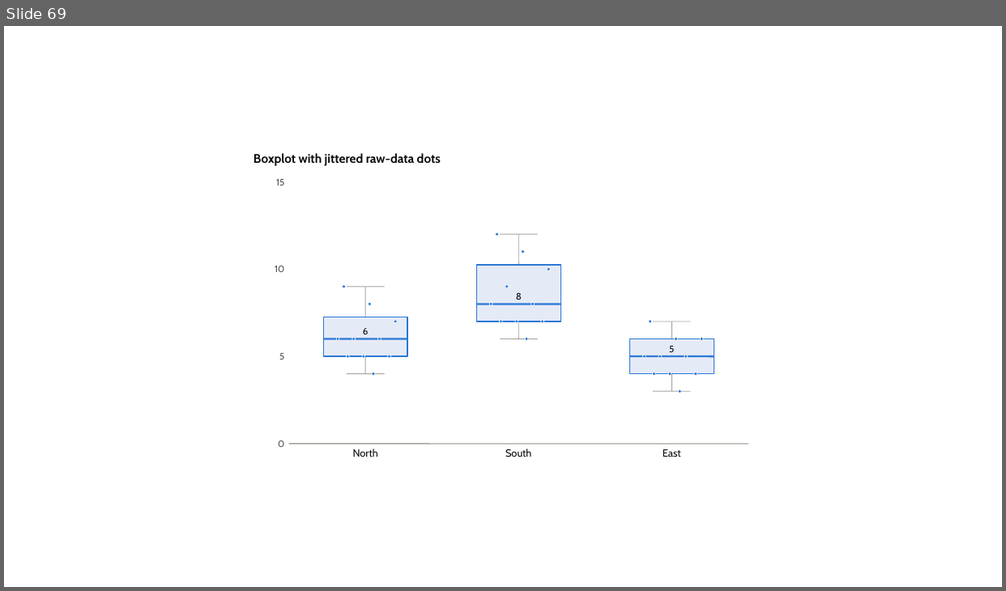
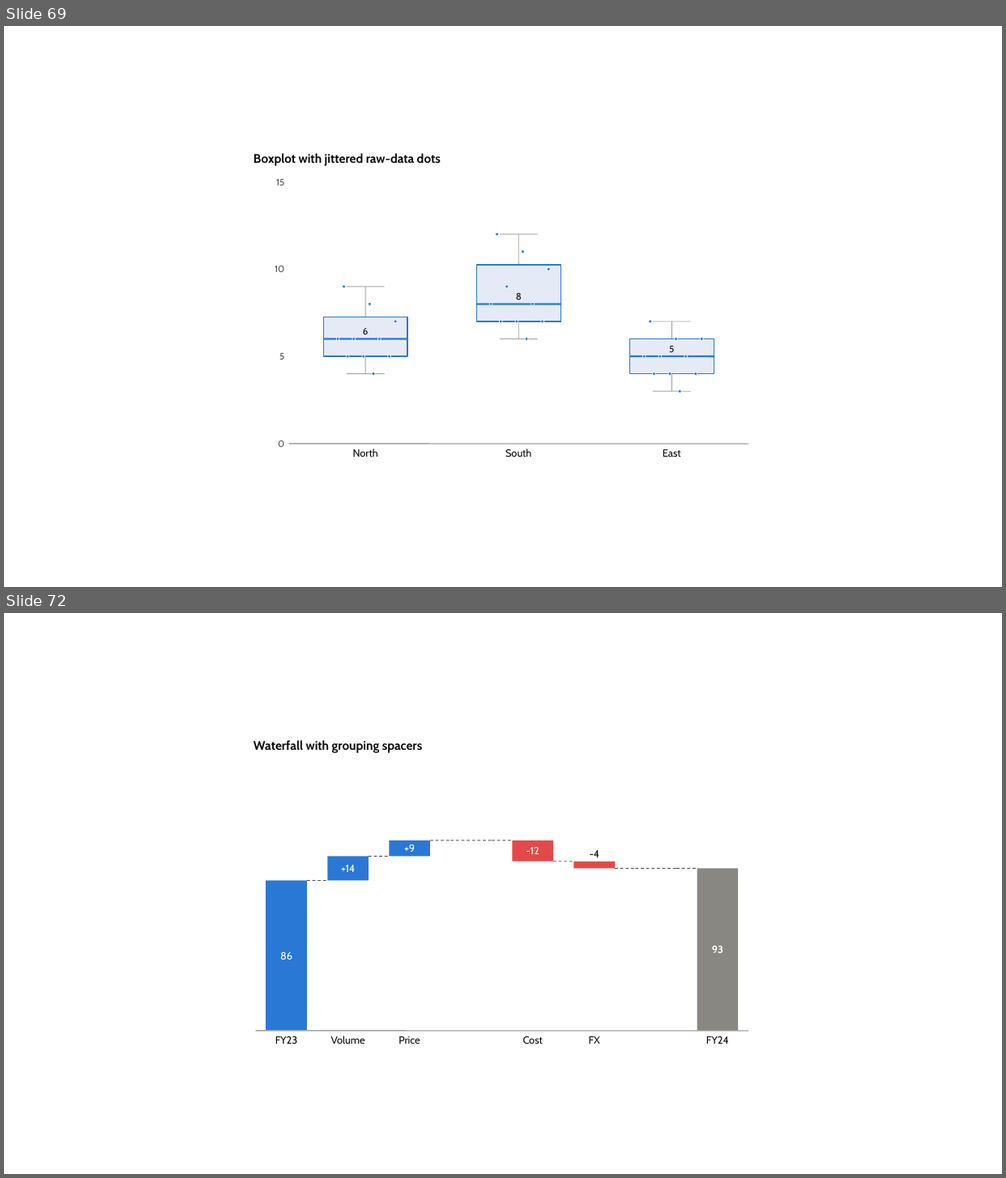
Before and after one commit to dannbleeker/PowerChart, a slide deck: examples/showcase.pptx. Shown one above the other, each under a label of ours: slide 69 before the commit, slides 69 and 72 after it; the slides between them are not shown. The pictures are 1006x591 and 1006x1178 pixels, drawn with LibreOffice and Linux fonts; fonts in the diff are those of the drawing. Boxes give left, top, right and bottom in pixels: in the first picture for what was removed or moved away, otherwise in the second. Text is boxed around its words. In the diff, an @@ line names an element or a change of style, - is before the commit and + after.

```diff
--- a/examples/showcase.pptx
+++ b/examples/showcase.pptx
@@ slide 72 added at (4,613,1002,1174), background #FFFFFF @@
@@ text added at (253,740,423,753), 12 pt, text #0B0B0B, bold @@
+Waterfall with grouping spacers
@@ rectangle added at (389,841,430,856), fill #2A78D6 @@
@@ text added at (404,845,415,852), 10 pt, text #FFFFFF @@
++9
@@ line added from (430, 841) to (451, 841), #52514E 0.75 pt dashed @@
@@ line added from (451, 841) to (492, 841), #52514E 0.75 pt dashed @@
@@ line added from (492, 841) to (513, 841), #52514E 0.75 pt dashed @@
@@ rectangle added at (513,841,553,862), fill #E34948 @@
@@ text added at (526,847,539,854), 10 pt, text #FFFFFF @@
+-12
@@ text added at (590,850,600,858), 10 pt, text #0B0B0B @@
+-4
@@ rectangle added at (327,856,368,881), fill #2A78D6 @@
@@ text added at (341,865,355,872), 10 pt, text #FFFFFF @@
++14
@@ line added from (368, 856) to (389, 856), #52514E 0.75 pt dashed @@
@@ line added from (553, 862) to (573, 862), #52514E 0.75 pt dashed @@
@@ rectangle added at (573,862,615,868), fill #E34948 @@
@@ line added from (615, 868) to (636, 868), #52514E 0.75 pt dashed @@
@@ line added from (636, 868) to (676, 868), #52514E 0.75 pt dashed @@
@@ line added from (676, 868) to (697, 868), #52514E 0.75 pt dashed @@
@@ rectangle added at (697,868,739,1031), fill #898781 @@
@@ rectangle added at (266,881,307,1032), fill #2A78D6 @@
@@ line added from (307, 881) to (327, 881), #52514E 0.75 pt dashed @@
@@ text added at (280,952,292,960), 10 pt, text #FFFFFF @@
+86
@@ text added at (712,946,723,953), 10 pt, text #FFFFFF, bold @@
+93
@@ line added from (256, 1031) to (748, 1031), #A5A49E 1 pt @@
@@ text added at (275,1037,298,1044), 10 pt, text #0B0B0B @@
+FY23
@@ text added at (331,1036,365,1044), 10 pt, text #0B0B0B @@
+Volume
@@ text added at (398,1037,420,1044), 10 pt, text #0B0B0B @@
+Price
@@ text added at (523,1037,543,1044), 10 pt, text #0B0B0B @@
+Cost
@@ text added at (589,1037,600,1044), 10 pt, text #0B0B0B @@
+FX
@@ text added at (706,1037,729,1044), 10 pt, text #0B0B0B @@
+FY24
```
Also in this commit, not shown: 2 other slides added, 15 other files.
